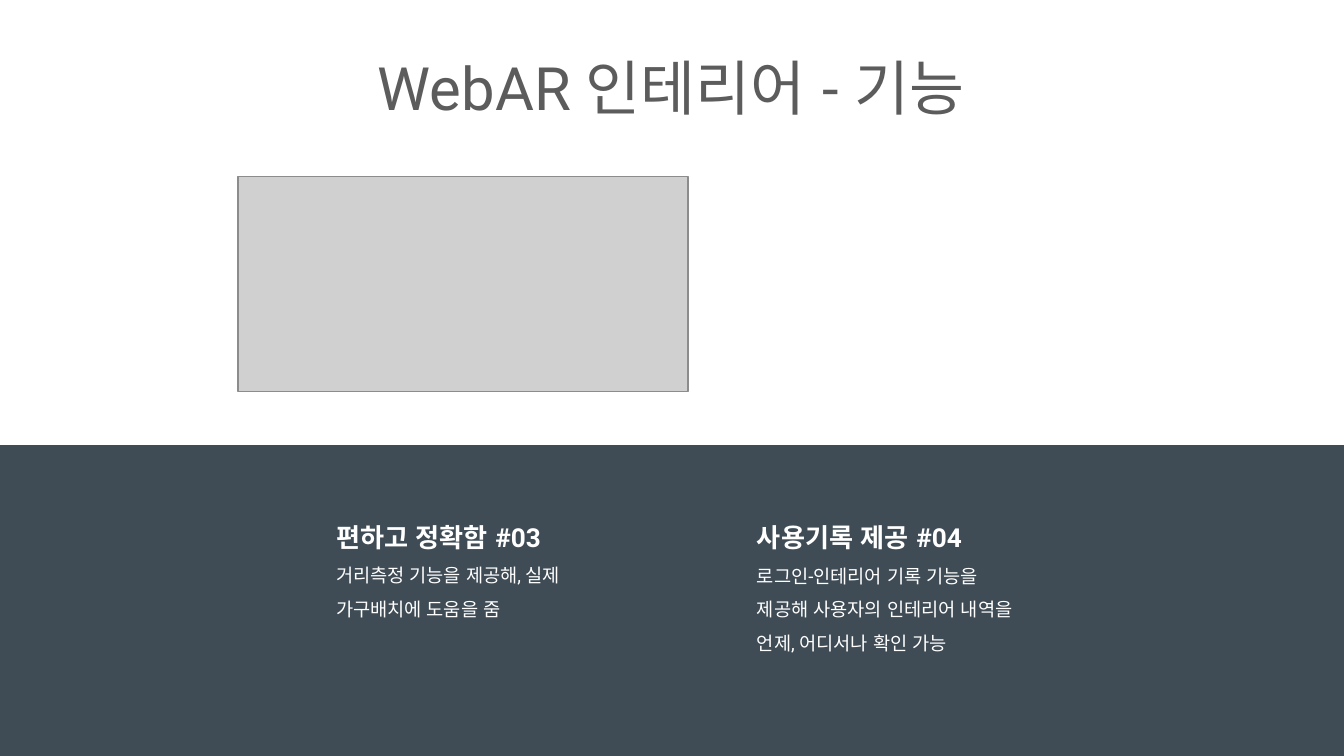
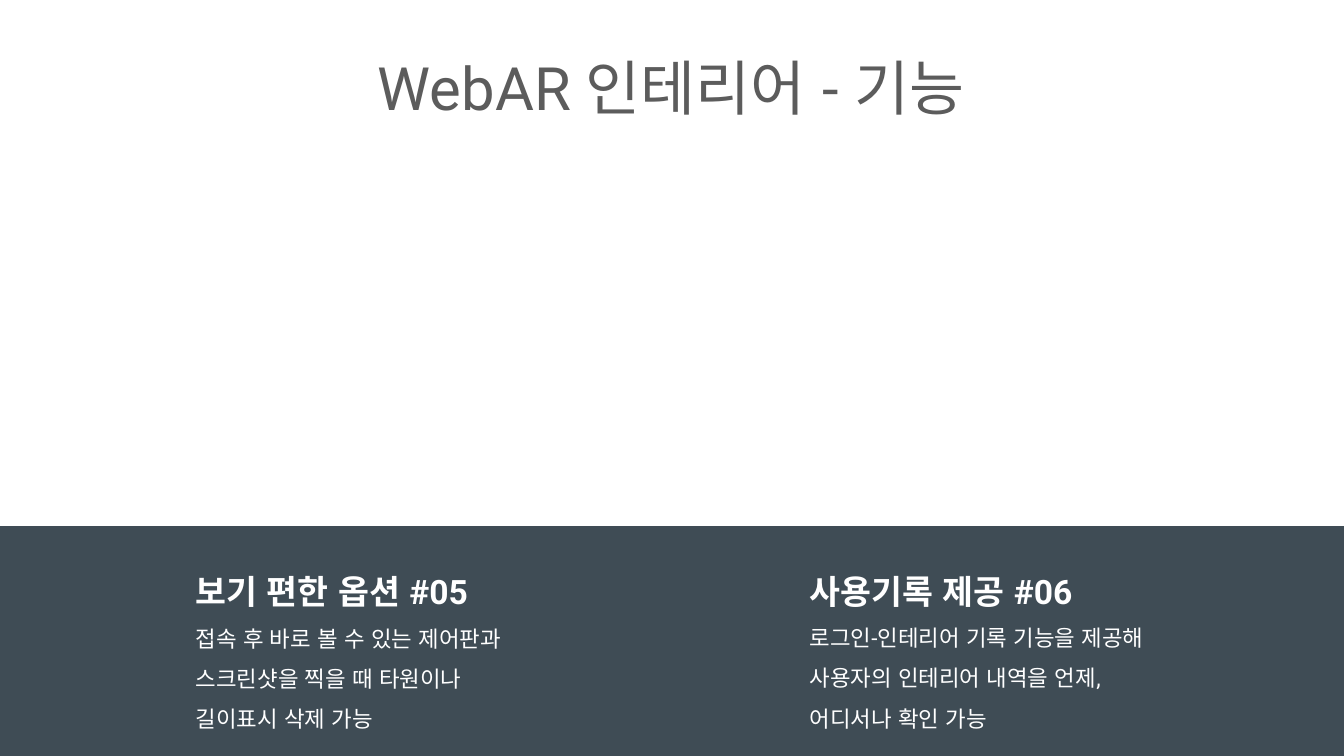
Before and after one commit to ptyoiy/ARwork, a slide deck: slide 10 of 호남-발표자료.pptx (slide 9 before the commit). Drawn at 1344x756 pixels with LibreOffice and Linux fonts; fonts in the diff are those of the drawing; grey boxes stand for pictures; background and template pictures are left out. Boxes give left, top, right and bottom in pixels: in the first picture for what was removed or moved away, otherwise in the second. Text is boxed around its words. In the diff, an @@ line names an element or a change of style, - is before the commit and + after.

```diff
--- a/호남-발표자료.pptx
+++ b/호남-발표자료.pptx
@@ picture removed at <box>238,176,688,391</box> @@
@@ rectangle: place and size @@
-rectangle at <box>0,445,1344,755</box>
+rectangle at <box>0,526,1344,755</box>
@@ text removed at <box>336,525,560,618</box> @@
-편하고 정확함 #03
-거리측정 기능을 제공해, 실제 가구배치에 도움을 줌
@@ text added at <box>196,576,500,729</box>, 12 pt, text #FFFFFF @@
+보기 편한 옵션 #05
+접속 후 바로 볼 수 있는 제어판과 스크린샷을 찍을 때 타원이나 길이표시 삭제 가능
@@ text at <box>810,576,1143,729</box>: text changed; size 10 to 12 pt @@
-사용기록 제공 #04
-로그인-인테리어 기록 기능을 제공해 사용자의 인테리어 내역을 언제, 어디서나 확인 가능
+사용기록 제공 #06
+로그인-인테리어 기록 기능을 제공해 사용자의 인테리어 내역을 언제, 어디서나 확인 가능
```
Also in this commit, not shown: 11 other slides changed, 3 slides added, 1 slide removed, 1 other file.
